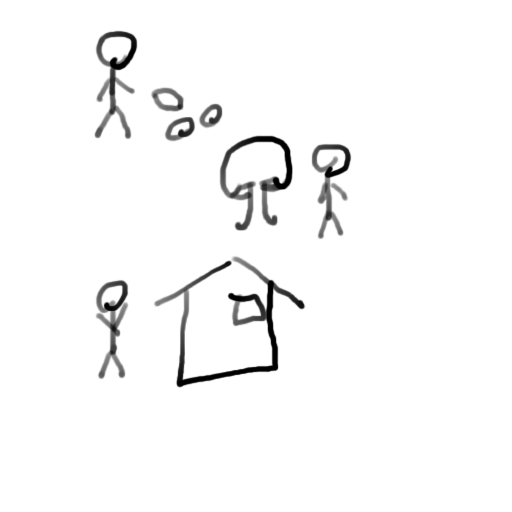
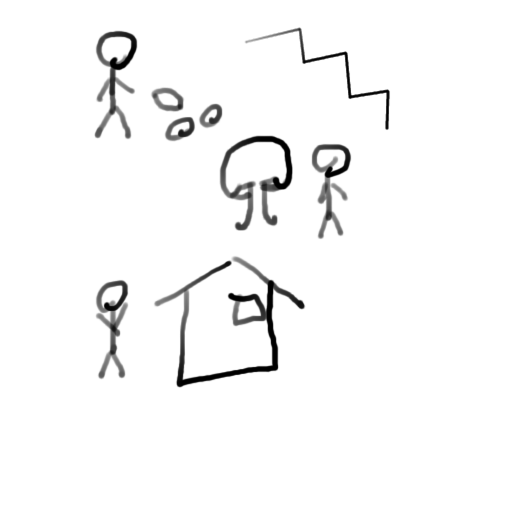
Layer changes from the first 512×512 image to the second:
painted on "Background" over (244, 27, 390, 131)
